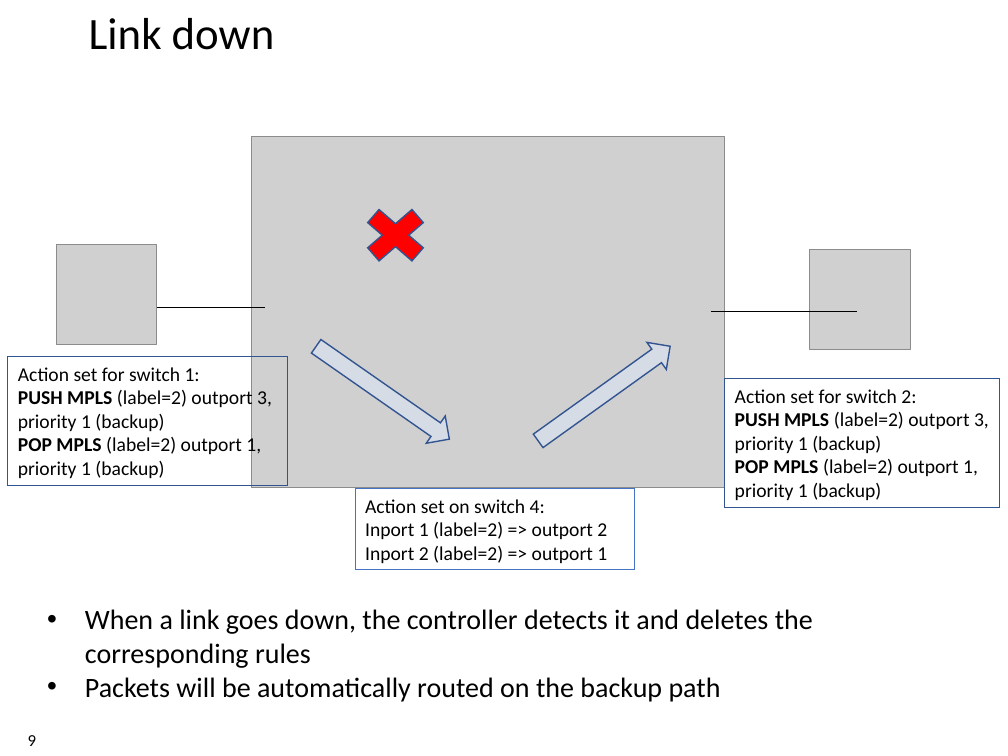
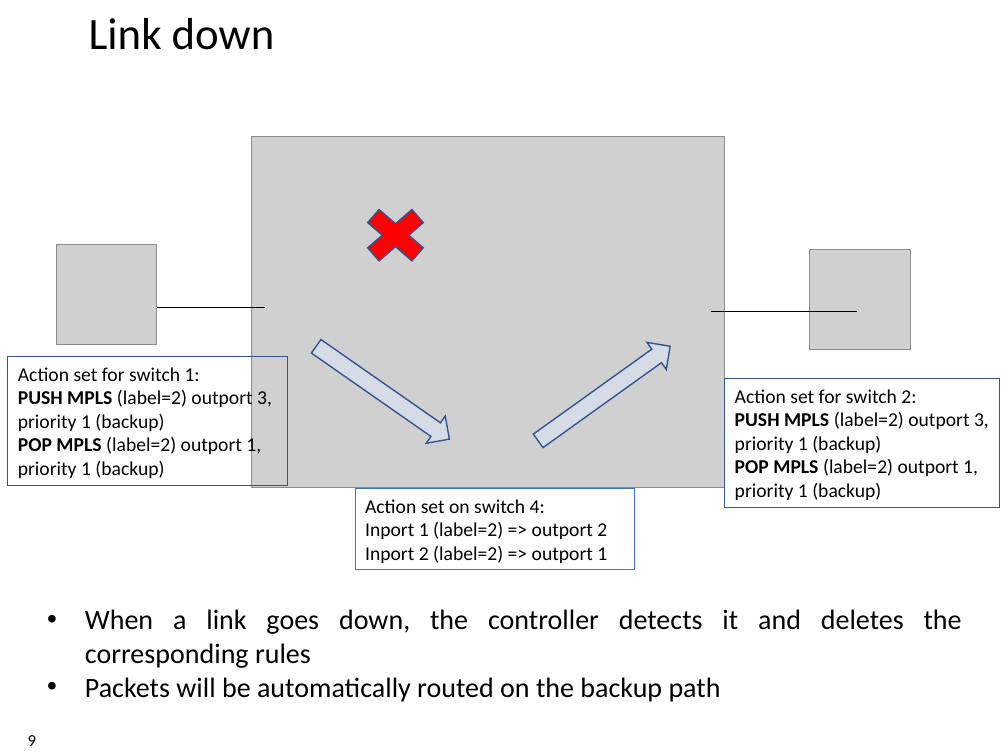
Before and after one commit to xdl907/switching-and-routing-project, a slide deck: slide 9 of template_project_exam__1_.pptx. Drawn at 1008x756 pixels with LibreOffice and Linux fonts; fonts in the diff are those of the drawing; grey boxes stand for pictures; background and template pictures are left out. Boxes give left, top, right and bottom in pixels: in the first picture for what was removed or moved away, otherwise in the second. Text is boxed around its words. In the diff, an @@ line names an element or a change of style, - is before the commit and + after.

```diff
--- a/template_project_exam__1_.pptx
+++ b/template_project_exam__1_.pptx
@@ text "When a link goes down, ..." at (85,609,962,702): alignment left to justified @@
```
Also in this commit, not shown: 8 other slides changed.
